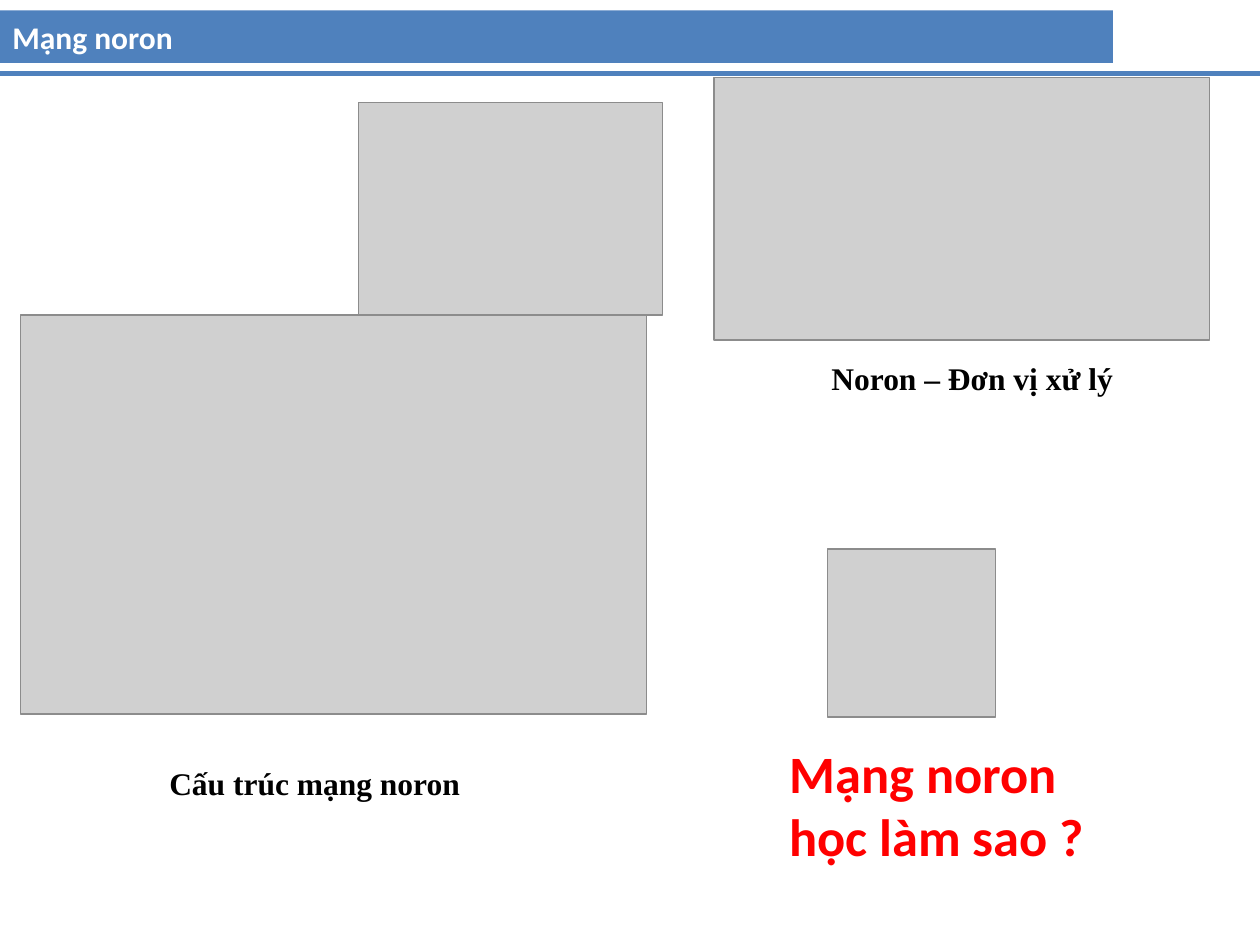
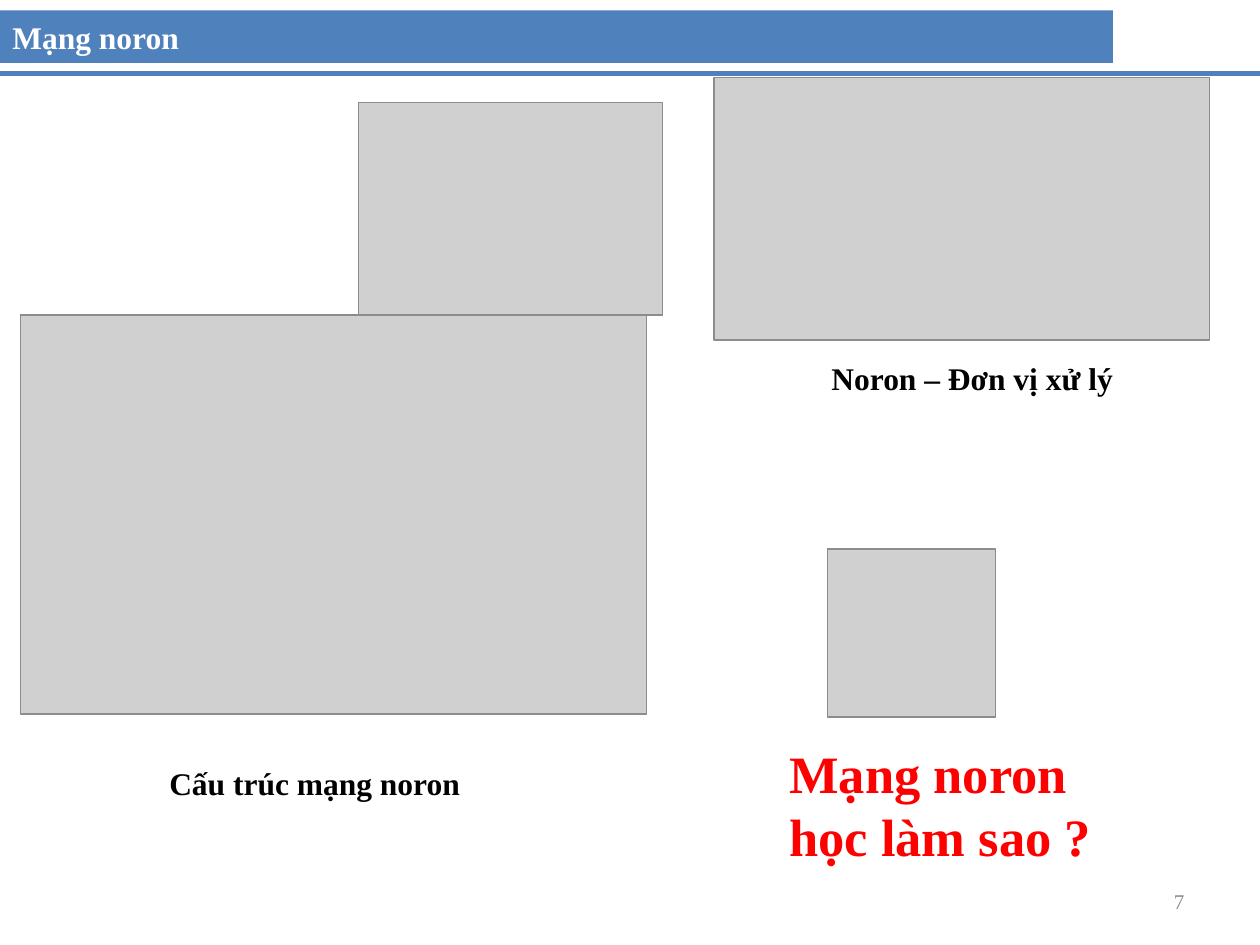
Before and after one commit to gilang07/sign-traffic-recognition, a slide deck: slide 7 of doc/LuanVan.pptx (slide 6 before the commit). Drawn at 1260x945 pixels with LibreOffice and Linux fonts; fonts in the diff are those of the drawing; grey boxes stand for pictures. Boxes give left, top, right and bottom in pixels: in the first picture for what was removed or moved away, otherwise in the second. Text is boxed around its words. In the diff, an @@ line names an element or a change of style, - is before the commit and + after.

```diff
--- a/doc/LuanVan.pptx
+++ b/doc/LuanVan.pptx
@@ rectangle "Mạng noron" at bbox=[0, 10, 1113, 63]: font Calibri to Times New Roman @@
@@ text "Mạng noron học làm sao ..." at bbox=[789, 758, 1067, 867]: font Calibri to Times New Roman @@
@@ page number added at bbox=[1174, 895, 1184, 909], 12 pt, text #8C8C8C @@
+7
```
Also in this commit, not shown: 14 other slides changed, 4 slides added, 1 other file.
